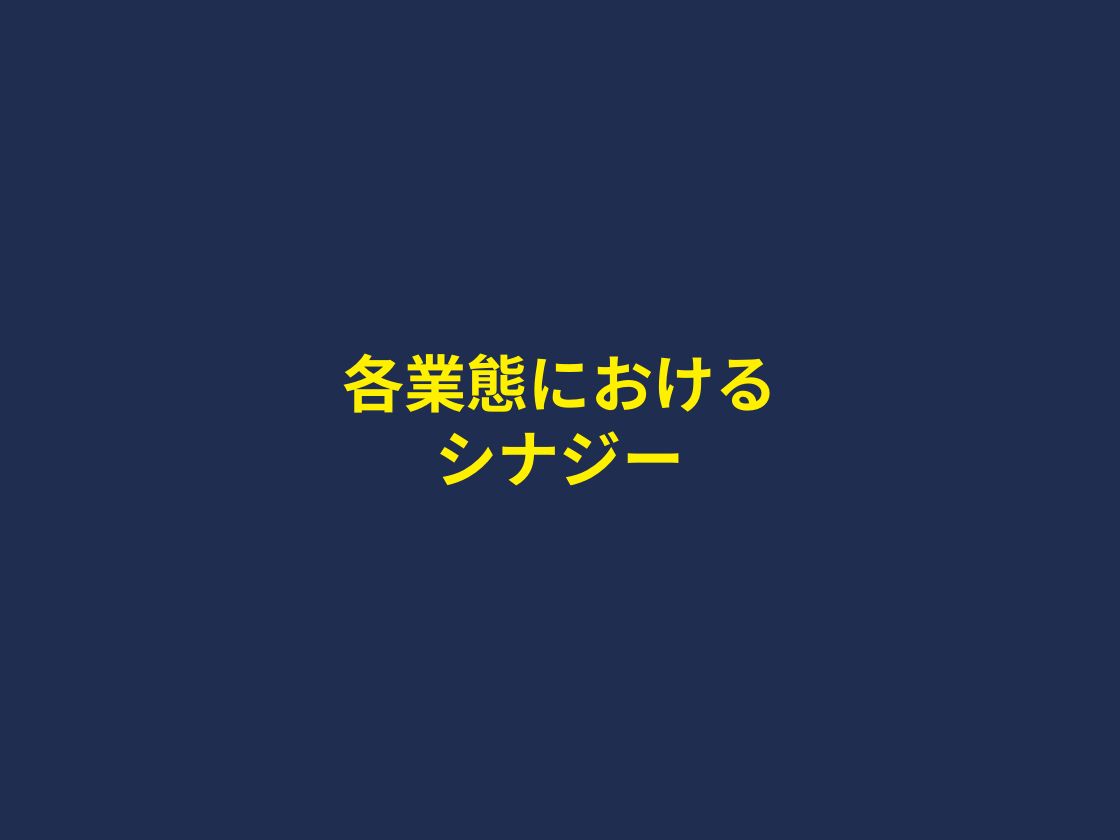
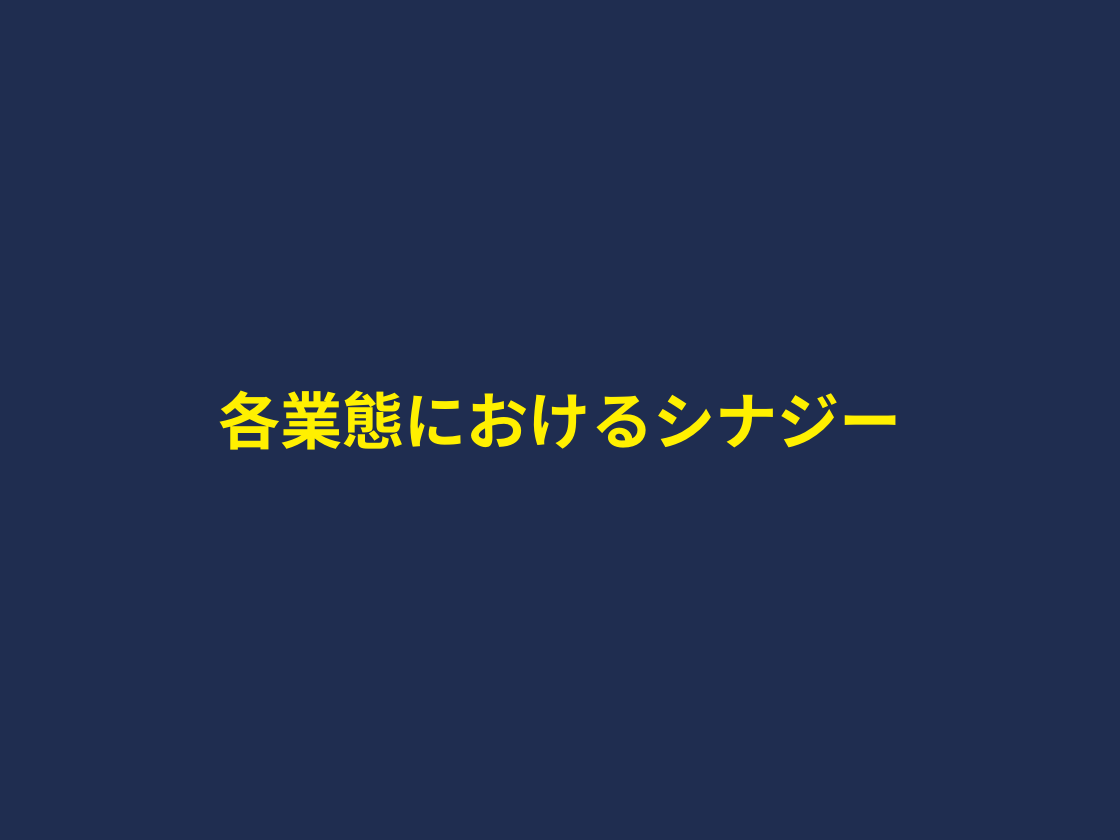
Before and after one commit to soshiro-iki-sys/-, a slide deck: slide 21 of proposals/遺品整理事業_企画書.pptx. Drawn at 1120x840 pixels with LibreOffice and Linux fonts; fonts in the diff are those of the drawing. Boxes give left, top, right and bottom in pixels: in the first picture for what was removed or moved away, otherwise in the second. Text is boxed around its words. In the diff, an @@ line names an element or a change of style, - is before the commit and + after.

```diff
--- a/proposals/遺品整理事業_企画書.pptx
+++ b/proposals/遺品整理事業_企画書.pptx
@@ title at (x1=218, y1=390, x2=902, y2=450): text changed @@
-各業態における
-シナジー
+各業態におけるシナジー
```
Also in this commit, not shown: 36 other slides changed, 20 slides added, 28 slides removed, 2 other files.
